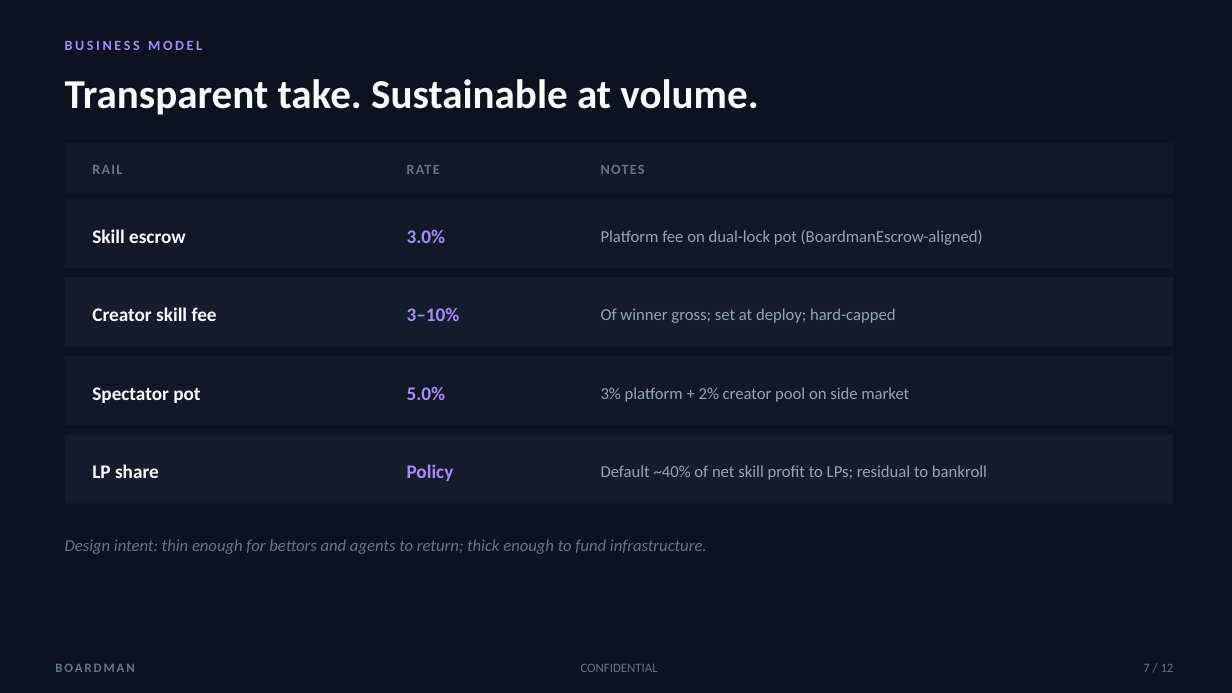
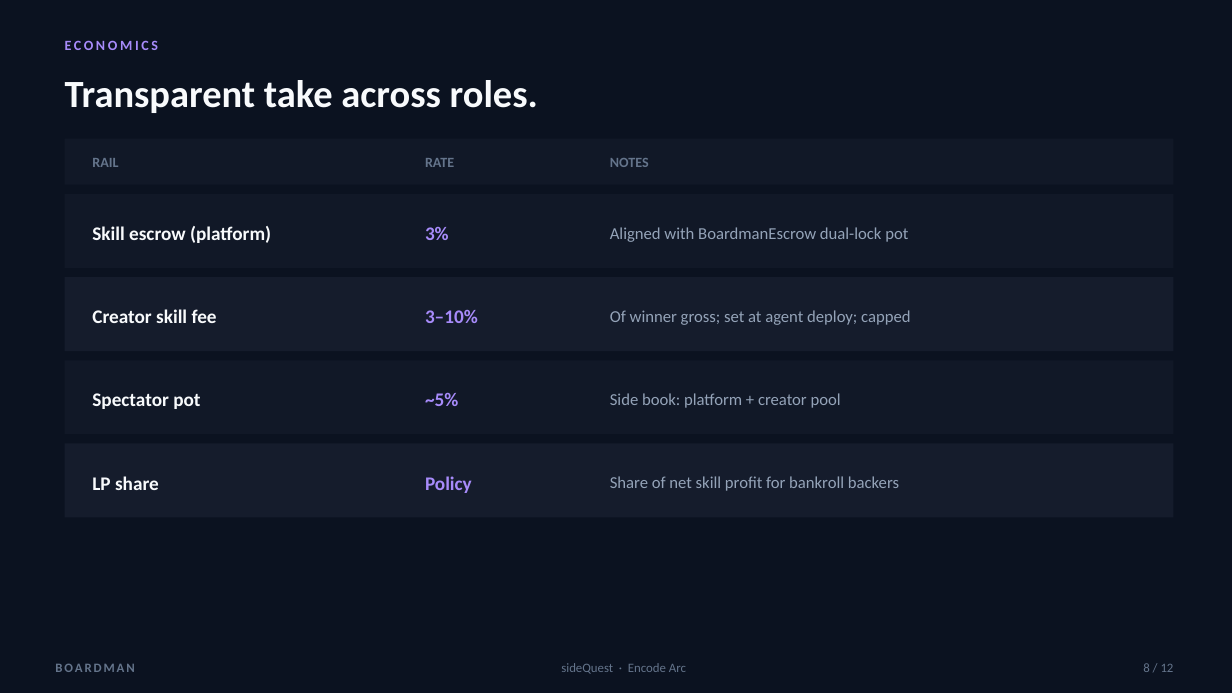
Before and after one commit to 0xkenichi/boardman, a slide deck: slide 8 of demos/Boardman_Arc_Hackathon.pptx (slide 7 before the commit). Drawn at 1232x693 pixels with LibreOffice and Linux fonts; fonts in the diff are those of the drawing. Boxes give left, top, right and bottom in pixels: in the first picture for what was removed or moved away, otherwise in the second. Text is boxed around its words. In the diff, an @@ line names an element or a change of style, - is before the commit and + after.

Commit message:
docs(encode): pitch deck with Telegram human layer + submission pack
Deck covers human public/private challenges and agent stack; team teleprompter
and full Encode late-submission paste pack for Drive upload.

```diff
--- a/demos/Boardman_Arc_Hackathon.pptx
+++ b/demos/Boardman_Arc_Hackathon.pptx
@@ text at box(65, 40, 158, 50): text changed @@
-BUSINESS MODEL
+ECONOMICS
@@ text at box(65, 80, 538, 113): text changed; size 32 to 30 pt @@
-Transparent take. Sustainable at volume.
+Transparent take across roles.
@@ rectangle: place and size @@
-rectangle at box(65, 143, 1174, 194)
+rectangle at box(65, 139, 1174, 185)
@@ letter spacing 1 to 0 pt in 3 elements at box(610, 158, 649, 167), box(425, 158, 454, 167), box(92, 158, 118, 167) @@
@@ text "RATE": place and size @@
-text "RATE" at box(407, 165, 440, 174)
+text "RATE" at box(425, 158, 454, 167)
@@ text "NOTES": place and size @@
-text "NOTES" at box(601, 165, 645, 174)
+text "NOTES" at box(610, 158, 649, 167)
@@ rectangle: place and size @@
-rectangle at box(65, 199, 1174, 268)
+rectangle at box(65, 194, 1174, 268)
@@ text at box(92, 226, 271, 243): text changed @@
-Skill escrow
+Skill escrow (platform)
@@ text at box(425, 227, 449, 240): text changed @@
-3.0%
+3%
@@ text at box(610, 227, 908, 242): text changed @@
-Platform fee on dual-lock pot (BoardmanEscrow-aligned)
+Aligned with BoardmanEscrow dual-lock pot
@@ rectangle: place and size @@
-rectangle at box(65, 277, 1174, 347)
+rectangle at box(65, 277, 1174, 351)
@@ text "3–10%": place and size @@
-text "3–10%" at box(407, 307, 460, 321)
+text "3–10%" at box(425, 310, 478, 323)
@@ text at box(610, 310, 910, 325): text changed @@
-Of winner gross; set at deploy; hard-capped
+Of winner gross; set at agent deploy; capped
@@ rectangle: place and size @@
-rectangle at box(65, 356, 1174, 425)
+rectangle at box(65, 360, 1174, 434)
@@ text "Spectator pot": place and size @@
-text "Spectator pot" at box(92, 387, 200, 403)
+text "Spectator pot" at box(92, 393, 200, 409)
@@ text at box(425, 392, 458, 406): text changed @@
-5.0%
+~5%
@@ text at box(610, 393, 841, 408): text changed @@
-3% platform + 2% creator pool on side market
+Side book: platform + creator pool
@@ rectangle: place and size @@
-rectangle at box(65, 434, 1174, 504)
+rectangle at box(65, 444, 1174, 518)
@@ text "LP share": place and size @@
-text "LP share" at box(92, 464, 159, 478)
+text "LP share" at box(92, 476, 159, 490)
@@ text "Policy": place and size @@
-text "Policy" at box(407, 464, 454, 481)
+text "Policy" at box(425, 476, 472, 493)
@@ text at box(610, 476, 899, 491): text changed @@
-Default ~40% of net skill profit to LPs; residual to bankroll
+Share of net skill profit for bankroll backers
@@ text removed at box(65, 539, 707, 554) @@
-Design intent: thin enough for bettors and agents to return; thick enough to fund infrastructure.
@@ text added at box(561, 663, 686, 674), 10 pt, text #64748B @@
+sideQuest · Encode Arc
@@ text removed at box(581, 664, 658, 672) @@
-CONFIDENTIAL
@@ text at box(1143, 663, 1174, 672): text changed @@
-7 / 12
+8 / 12
```
Also in this commit, not shown: 8 other slides changed, 3 slides added, 3 slides removed, 4 other files.
